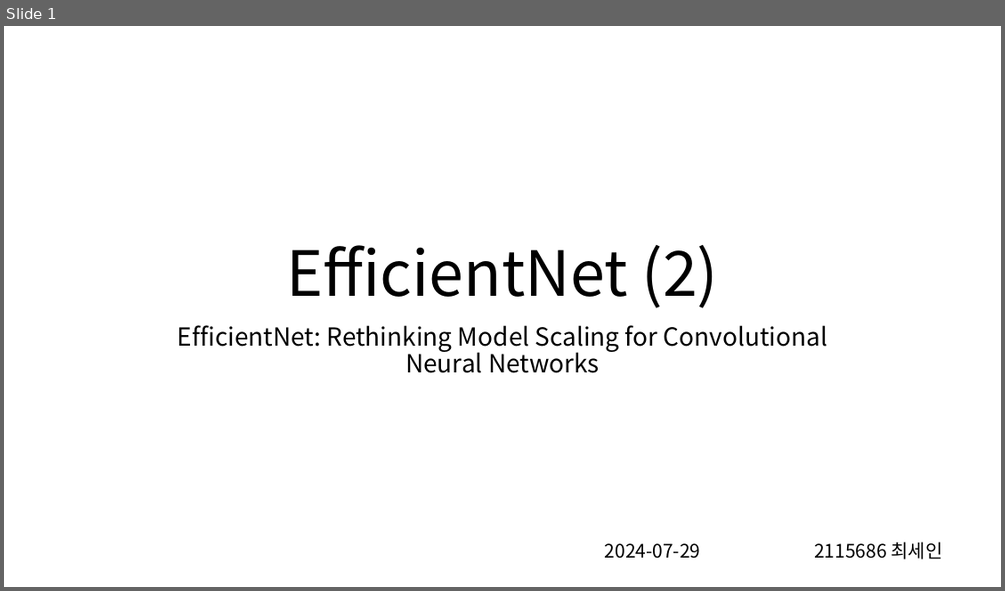
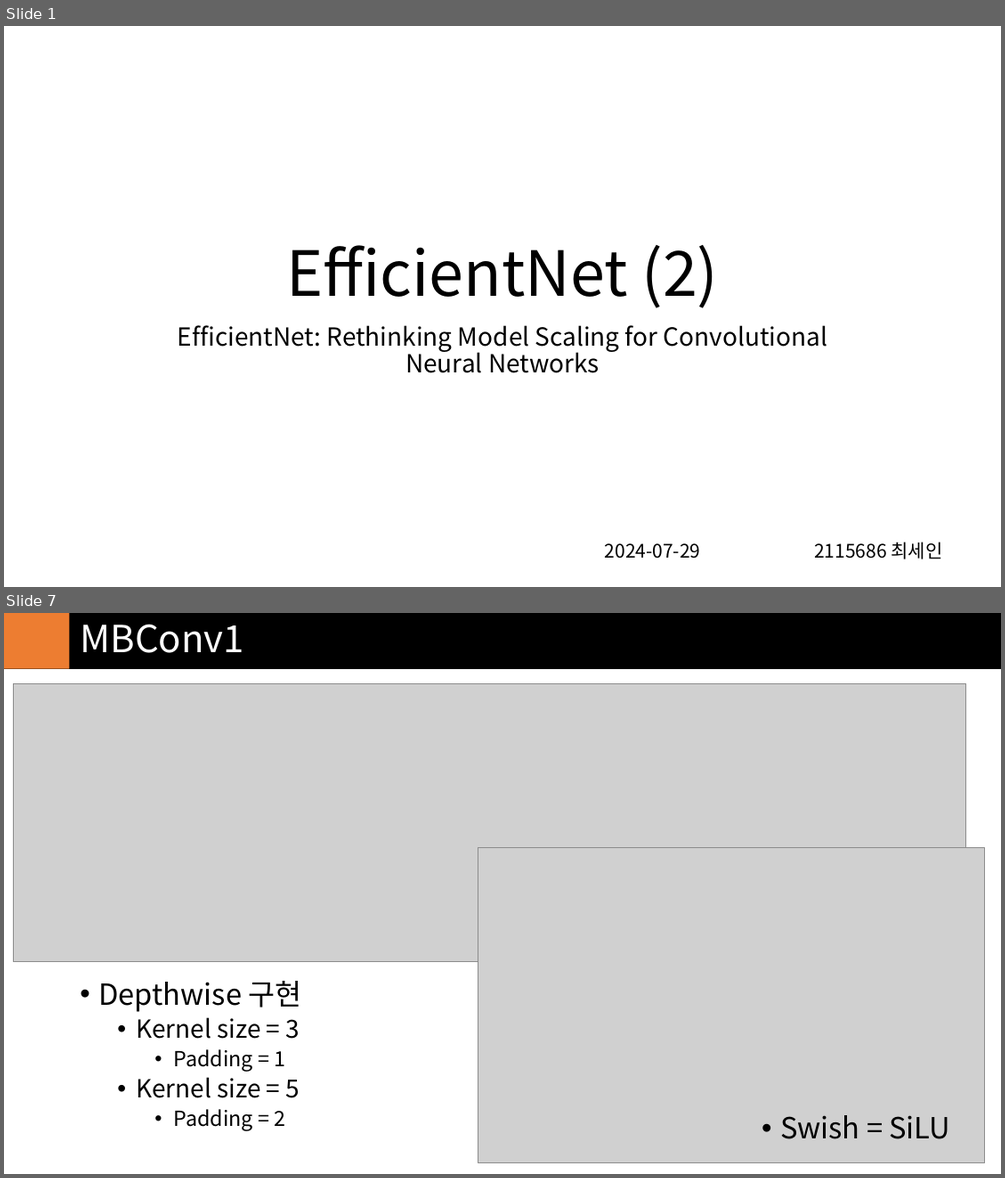
Before and after one commit to in3der/ivpl_Study_Model, a slide deck: EfficientNet/report/NASNet&EfficientNet_2.pptx. Shown one above the other, each under a label of ours: slide 1 before the commit, slides 1 and 7 after it; the slides between them are not shown. The pictures are 1005x591 and 1005x1178 pixels, drawn with LibreOffice and Linux fonts; fonts in the diff are those of the drawing; grey boxes stand for pictures. Boxes give left, top, right and bottom in pixels: in the first picture for what was removed or moved away, otherwise in the second. Text is boxed around its words. In the diff, an @@ line names an element or a change of style, - is before the commit and + after.

```diff
--- a/EfficientNet/report/NASNet&EfficientNet_2.pptx
+++ b/EfficientNet/report/NASNet&EfficientNet_2.pptx
@@ slide 7 added at [4,613,1001,1174], background #FFFFFF @@
@@ rectangle added at [4,613,1001,668], fill #000000, outline #000000 1 pt @@
@@ rectangle added at [4,613,70,668], fill #ED7D31 @@
@@ title added at [80,624,244,653], 36 pt, text #FFFFFF @@
+MBConv1
@@ picture added at [13,683,966,962] @@
@@ picture added at [477,848,985,1163] @@
@@ text added at [98,981,301,1131], 24 pt, text #000000 @@
+• Depthwise 구현
+  • Kernel size = 3
+    • Padding = 1
+  • Kernel size = 5
+    • Padding = 2
@@ text added at [780,1115,950,1139], 28 pt, text #000000 @@
+• Swish = SiLU
```
Also in this commit, not shown: 3 slides changed, 5 other slides added, 8 slides removed, 1 other file.
